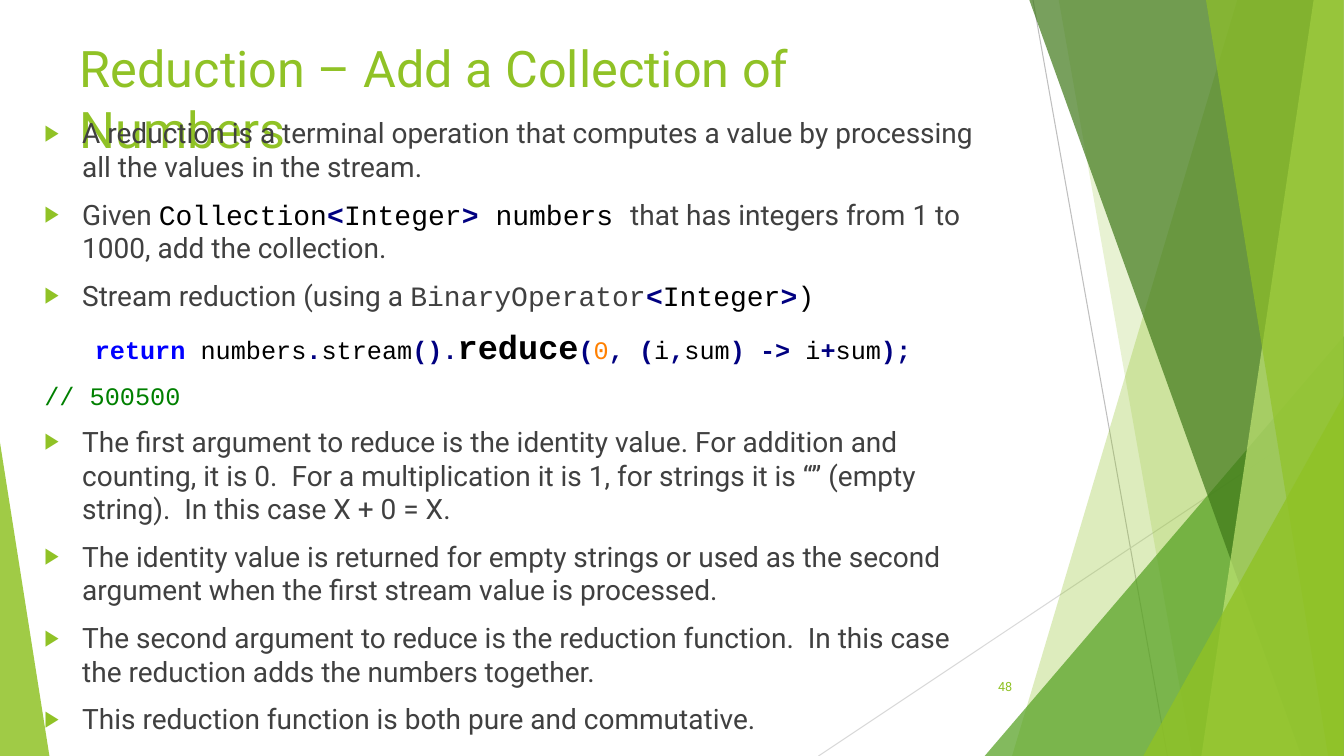
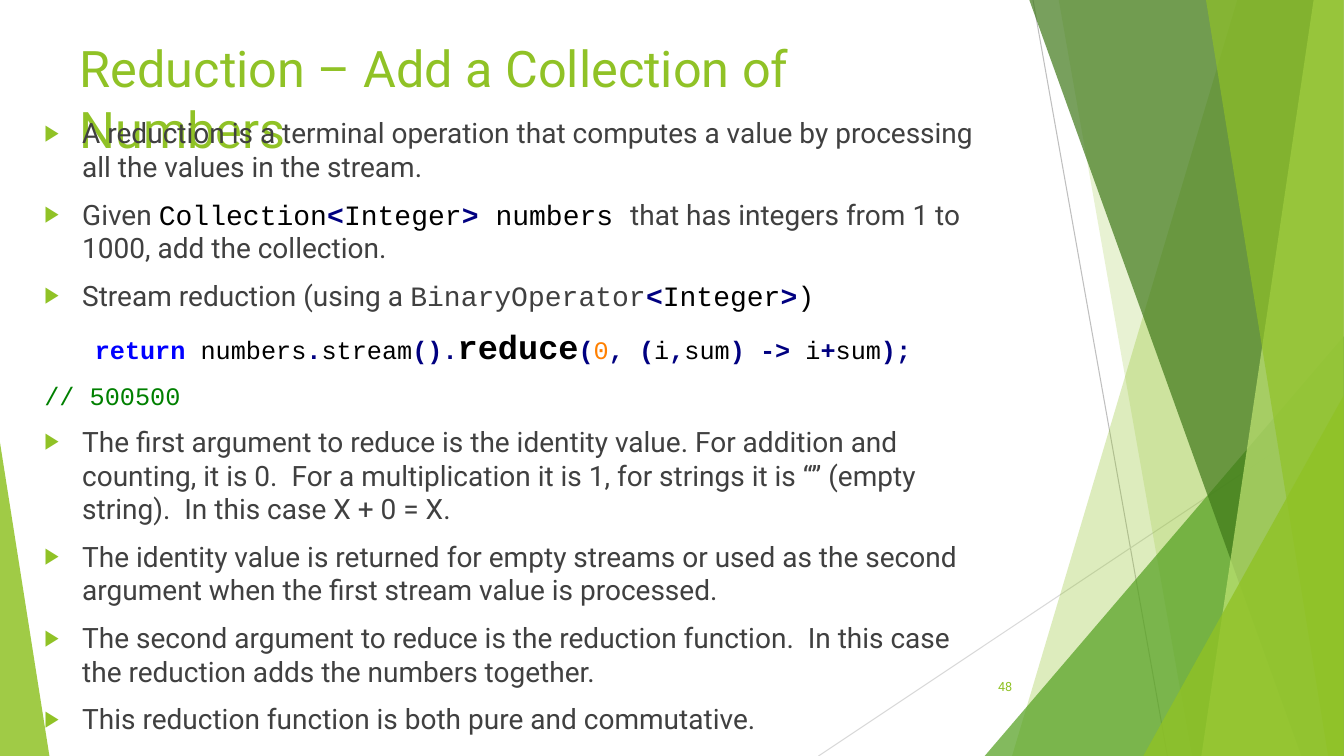
Before and after one commit to RichardRoda/2017-CodePaLOUsa-Lambda, a slide deck: slide 48 of Learning to Love the Lambda in the Stream.pptx. Drawn at 1344x756 pixels with LibreOffice and Linux fonts; fonts in the diff are those of the drawing. Boxes give left, top, right and bottom in pixels: in the first picture for what was removed or moved away, otherwise in the second. Text is boxed around its words. In the diff, an @@ line names an element or a change of style, - is before the commit and + after.

```diff
--- a/Learning to Love the Lambda in the Stream.pptx
+++ b/Learning to Love the Lambda in the Stream.pptx
@@ text at (82, 545, 956, 606): text changed @@
-▶ The identity value is returned for empty strings or used as the second argument when the first stream value is processed.
+▶ The identity value is returned for empty streams or used as the second argument when the first stream value is processed.
```
Also in this commit, not shown: 7 other slides changed.
